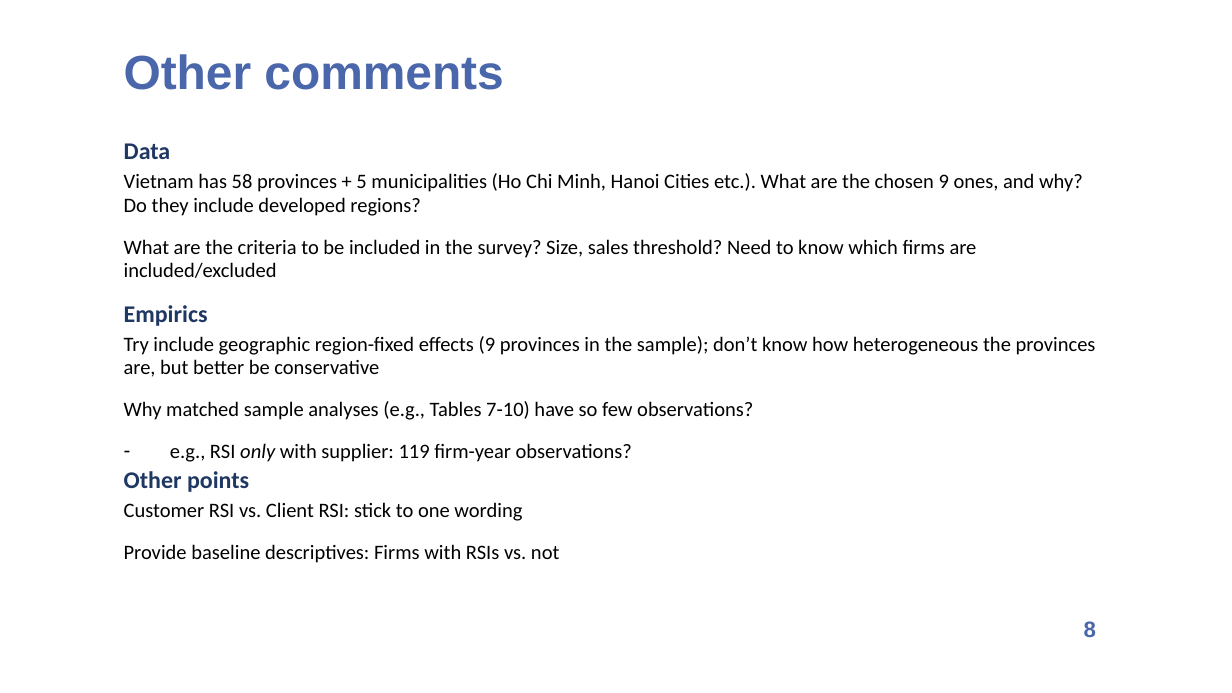
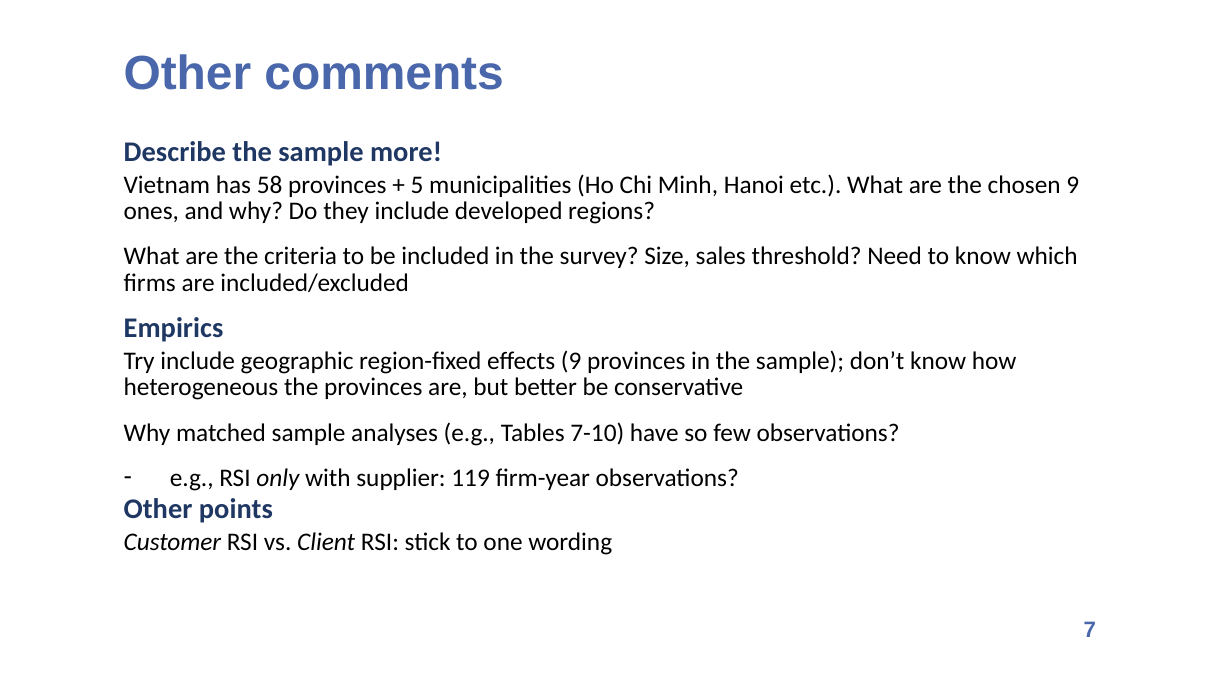
Before and after one commit to d0nghyunkang/d0nghyunkang.github.io, a slide deck: slide 7 of files/Discussion_David_8mins.pptx (slide 8 before the commit). Drawn at 1232x693 pixels with LibreOffice and Linux fonts; fonts in the diff are those of the drawing; background and template pictures are left out. Boxes give left, top, right and bottom in pixels: in the first picture for what was removed or moved away, otherwise in the second. Text is boxed around its words. In the diff, an @@ line names an element or a change of style, - is before the commit and + after.

```diff
--- a/files/Discussion_David_8mins.pptx
+++ b/files/Discussion_David_8mins.pptx
@@ text at bbox=[124, 141, 1079, 224]: text changed; size 12 to 14.8 pt @@
-Data
-Vietnam has 58 provinces + 5 municipalities (Ho Chi Minh, Hanoi Cities etc.). What are the chosen 9 ones, and why? Do they include developed regions?
+Describe the sample more!
+Vietnam has 58 provinces + 5 municipalities (Ho Chi Minh, Hanoi etc.). What are the chosen 9 ones, and why? Do they include developed regions?
@@ text at bbox=[124, 246, 1078, 555]: size 12 to 14.8 pt in "What are the criteria to be included ...", "Try include geographic region-fixed effects (9 provinces ...", "Why matched sample analyses (e.g., Tables 7-10) ...", "e.g., RSI only with supplier: 119 firm-year ..." and 1 more places; size 14 to 16.6 pt in "Empirics", "Other points"; italic on in "Customer Client"; line spacing 0.97 to 0.87 @@
@@ text at bbox=[124, 544, 559, 563]: paragraph removed @@
-Provide baseline descriptives: Firms with RSIs vs. not
@@ page number at bbox=[1084, 621, 1096, 637]: text changed @@
-8
+7
```
Also in this commit, not shown: 2 other slides changed, 1 slide removed.
